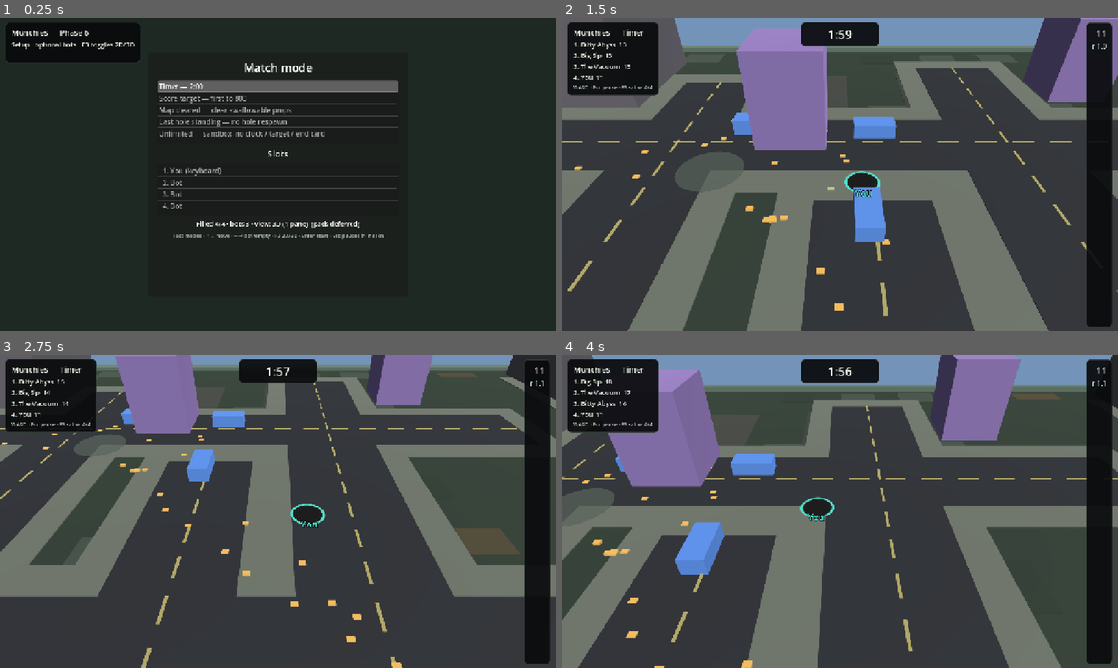
Above: before the commit, frames 1-4 (two rows, left to right).
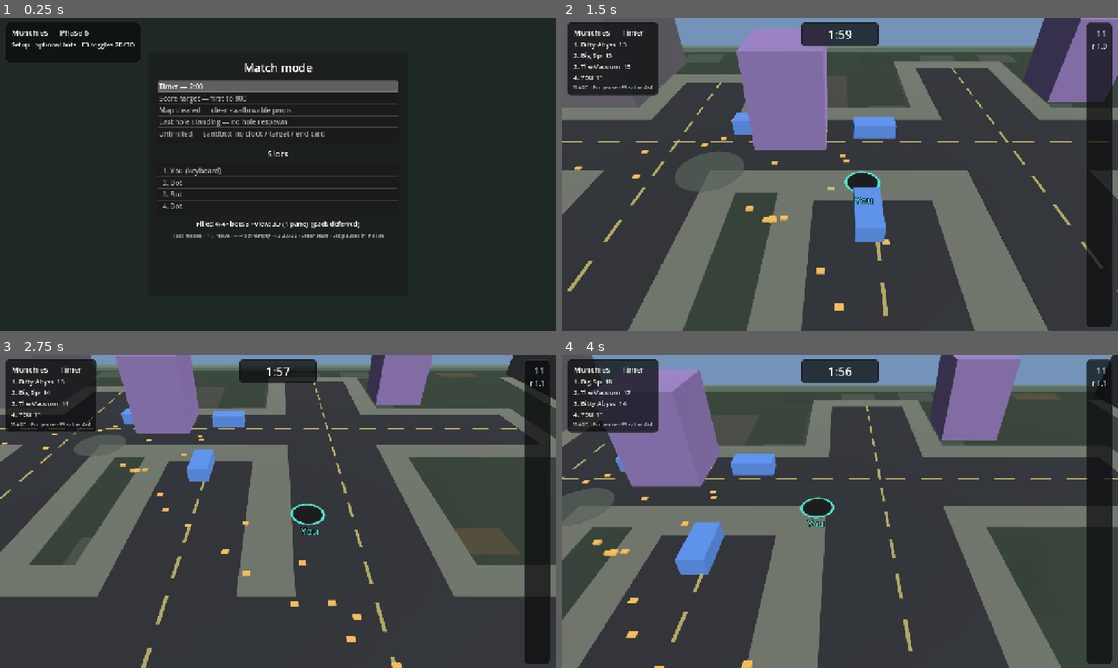
Above: after the commit, the same moments.

Repository: yelsayd/munchies
Game: Godot game, scene res://scenes/main.tscn
Two runs of this game, one before a commit and one after it. Both use one fixed random seed, a clock stepped at 60 frames per second and the inputs below.
Inputs:
- Up to frame 1 (0.25 s): no input
- Up to frame 2 (1.5 s): tap Enter (confirm) at 0.5, 0.6 s; hold D (move_right) 0.53-1.28 s; hold S (move_down) from 1.28 s (still down); tap Tab at 1.35 s
- Up to frame 3 (2.75 s): release S (move_down) at 2.03 s; hold D (move_right) from 2.03 s (still down); tap Enter (confirm) at 2.1 s
- Up to frame 4 (4 s): release D (move_right) at 2.78 s; hold W (move_up) 2.78-3.53 s; tap Tab at 2.85 s; hold A (move_left) from 3.53 s (still down); tap Enter (confirm) at 3.6 s

The runs differ from the first frame. In frame 2, 2.1% of the frame differs, in the area x 43-99%, y 1-81%; in frame 3, 0.4%; in frame 4, 3.5%, in the area x 5-99%, y 1-55%.

Commit message:
Clear hole nametags, soften HUD panels, bots hunt rivals.
Push name labels past the rim, drop panel opacity to 0.72, and make
bots chase smaller eatable holes instead of only fleeing and snacking.

Co-authored-by: Yasser Elsayed <yelsayd@users.noreply.github.com>

Diff:
--- a/scenes/main.tscn
+++ b/scenes/main.tscn
@@ -6,7 +6,7 @@
 [ext_resource type="Script" path="res://scripts/world_view_3d.gd" id="4_world3d"]
 
 [sub_resource type="StyleBoxFlat" id="StyleBoxFlat_hudpanel"]
-bg_color = Color(0.035, 0.04, 0.048, 0.92)
+bg_color = Color(0.035, 0.04, 0.048, 0.72)
 border_width_left = 1
 border_width_top = 1
 border_width_right = 1
--- a/scripts/main.gd
+++ b/scripts/main.gd
@@ -741,7 +741,7 @@
 	var chip := PanelContainer.new()
 	chip.mouse_filter = Control.MOUSE_FILTER_IGNORE
 	var sb := StyleBoxFlat.new()
-	sb.bg_color = Color(0.035, 0.04, 0.048, 0.92)
+	sb.bg_color = Color(0.035, 0.04, 0.048, 0.72)
 	sb.set_border_width_all(1)
 	sb.border_color = Color(0.2, 0.24, 0.22, 0.7)
 	sb.set_corner_radius_all(8)
--- a/scripts/world_view.gd
+++ b/scripts/world_view.gd
@@ -118,7 +118,7 @@
 			var tw: float = font.get_string_size(label, HORIZONTAL_ALIGNMENT_LEFT, -1, fs).x
 			draw_string(
 				font,
-				hpos + Vector2(-tw * 0.5, hr + 16.0),
+				hpos + Vector2(-tw * 0.5, hr + 24.0),
 				label,
 				HORIZONTAL_ALIGNMENT_LEFT,
 				-1,
--- a/scripts/world_view_3d.gd
+++ b/scripts/world_view_3d.gd
@@ -526,7 +526,8 @@
 	nametag.outline_size = 10
 	nametag.outline_modulate = Color(0.02, 0.02, 0.03, 0.85)
 	nametag.modulate = ring_col
-	nametag.position = Vector3(0.0, 0.28, 1.2)
+	# Just outside the rim; _place_hole keeps a fixed world gap past the edge.
+	nametag.position = Vector3(0.0, 0.2, 1.55)
 	root.add_child(nametag)
 
 	return root
@@ -570,10 +571,10 @@
 	if nametag != null:
 		nametag.text = str(hole.get("name", ""))
 		nametag.modulate = ring
-		# Keep glyph size + “just outside rim” placement stable as the hole grows.
+		# Counter-scale glyphs; keep ~0.7 m past the rim so text clears the ring.
 		var inv: float = 1.0 / maxf(r, 0.01)
 		nametag.scale = Vector3(inv, 1.0, inv)
-		nametag.position = Vector3(0.0, 0.28, 1.15)
+		nametag.position = Vector3(0.0, 0.18, 1.0 + 0.7 * inv)
 
 	var growing: bool = (
 		host != null
--- a/sim/bot.gd
+++ b/sim/bot.gd
@@ -20,23 +20,27 @@
 	var hr: float = float(hole["radius"])
 	var pos := Vector2(hx, hy)
 
-	# Flee larger holes that can eat us.
+	# Flee larger holes that can eat us; hunt smaller ones we can swallow.
 	var flee := Vector2.ZERO
+	var hunt := Vector2.ZERO
+	var hunt_dist: float = INF
 	if sim.config != null and sim.config.allow_player_eat:
 		for other_v in sim.holes:
 			var other: Dictionary = other_v
 			if int(other["id"]) == hole_id or not bool(other["alive"]):
 				continue
 			var orad: float = float(other["radius"])
-			if hr > orad * MunchiesSim.PLAYER_EAT_RATIO:
-				continue ## we are not the smaller one
-			if orad * MunchiesSim.PLAYER_EAT_RATIO < hr:
-				continue ## they cannot eat us
 			var op := Vector2(float(other["x"]), float(other["y"]))
 			var d: float = pos.distance_to(op)
-			var danger: float = orad * MunchiesSim.PLAYER_SUCTION_MULT * FEAR_MULT
-			if d < danger and d > 0.001:
-				flee += (pos - op).normalized() * ((danger - d) / danger)
+			# They can eat us → flee.
+			if orad * MunchiesSim.PLAYER_EAT_RATIO >= hr:
+				var danger: float = orad * MunchiesSim.PLAYER_SUCTION_MULT * FEAR_MULT
+				if d < danger and d > 0.001:
+					flee += (pos - op).normalized() * ((danger - d) / danger)
+			# We can eat them → chase the nearest meal.
+			elif orad <= hr * MunchiesSim.PLAYER_EAT_RATIO and d < hunt_dist:
+				hunt_dist = d
+				hunt = op - pos
 
 	# Seek nearest food this hole can actually cover (skips fallen buildings that are too big).
 	var best_food := Vector2.ZERO
@@ -57,9 +61,13 @@
 			best_dist = d
 			best_food = pp - pos
 
+	# Prefer hunting a smaller hole when it's in engagement range; else food.
+	var hunt_range: float = hr * MunchiesSim.PLAYER_SUCTION_MULT * 5.0
 	var steer := Vector2.ZERO
 	if flee.length_squared() > 0.01:
 		steer = flee
+	elif hunt_dist < hunt_range:
+		steer = hunt
 	elif best_dist < INF:
 		steer = best_food
 	else:
--- a/tests/test_sim.gd
+++ b/tests/test_sim.gd
@@ -30,6 +30,7 @@
 	failed += _check_unlimited_no_clock_fields_used()
 	failed += _check_hole_respawn()
 	failed += _check_bot_emits_input()
+	failed += _check_bot_hunts_smaller_hole()
 	failed += _check_player_swallow()
 	failed += _check_cover_to_swallow()
 	failed += _check_building_tip_and_fall()
@@ -607,6 +608,32 @@
 	return 0
 
 
+func _check_bot_hunts_smaller_hole() -> int:
+	## Bigger bot should steer toward a smaller rival, not only toward props.
+	var cfg := MatchConfig.for_mode(MatchConfig.Mode.TIMER, 2)
+	var sim := MunchiesSim.new()
+	sim.setup_empty(1, 40.0)
+	sim.config = cfg
+	sim.holes.clear()
+	sim.objects.clear()
+	sim.holes.append(MunchiesSim.make_hole(1, 0.0, 0.0, true, 0))
+	sim.holes.append(MunchiesSim.make_hole(2, 6.0, 0.0, true, 1))
+	var big: Dictionary = sim.holes[0]
+	var small: Dictionary = sim.holes[1]
+	big["mass"] = 4.0
+	big["radius"] = 2.0
+	small["mass"] = 1.0
+	small["radius"] = 1.0
+	# Distant food so hunt wins over snack seeking.
+	sim.objects.append(MunchiesSim.make_prop(888, -40.0, -40.0, 0, MunchiesSim.TIER0_RADIUS))
+	var inp: Vector2 = MunchiesBot.input_for(sim, 1)
+	if inp.x < 0.5:
+		print("FAIL big bot should hunt smaller hole to the right, got ", inp)
+		return 1
+	print("ok bot hunts smaller hole")
+	return 0
+
+
 func _check_player_swallow() -> int:
 	var cfg := MatchConfig.for_mode(MatchConfig.Mode.LAST_STANDING, 2)
 	var sim := MunchiesSim.new()
